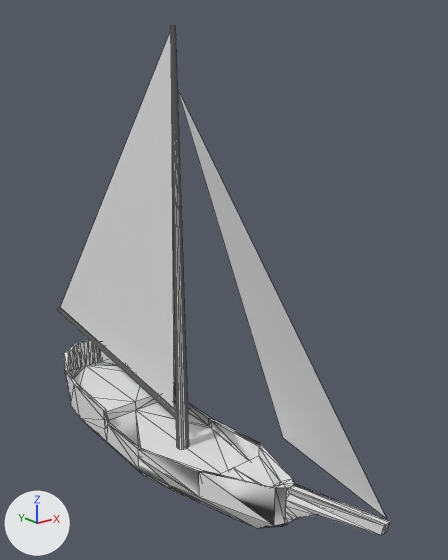
One commit to the OBJ model Sandbox/assets/models/Sloop.obj: the scene before it, then after it.
Both versions are drawn from a 50 mm lens placed at (-2.29, -3.93, 2.65), pointed at (0.29, -0.7, 1.36). The axes (+X, +Y, +Z) are drawn at lower left. The lights are the same throughout. Mesh edges are drawn as thin lines. Where no turn or scale is listed for an object, it has been applied to the vertices. Vertices at the same position are counted once.
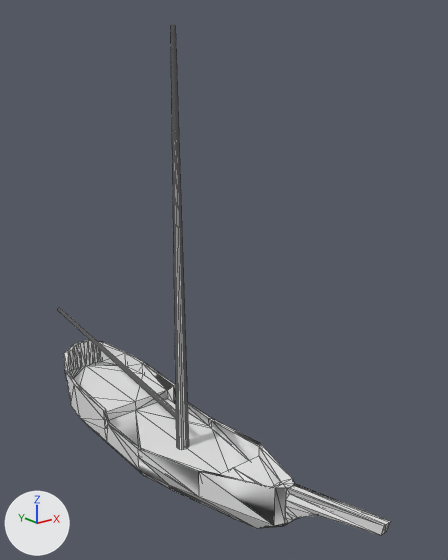
The newer file is also rescaled (x3.172), turned or shifted as a whole; pictures and numbers use the older file's frame.

The change, as a list of edits to the scene's bpy script:
```text
Change me_cube:
    used by ob_cube; location = (0.0, 0.0, 0.0)
    remove me_cube.from_pydata(...)  # 287 vertices, 552 faces, 7 loose edges; spans x -0.34..0.34, y -2.39..1.49, z -0.21..3.0
    add me_cube.from_pydata(...)  # 281 vertices, 550 faces, 7 loose edges; spans x -0.34..0.34, y -2.39..1.49, z -0.21..3.0
    me_cube part 1: the loose piece of 3 vertices spanning x 0.0, y -0.55..1.47, z 0.36..2.98 is deleted
    me_cube part 2: the loose piece of 3 vertices spanning x 0.0..0.27, y -2.38..-0.6, z 0.44..2.64 is deleted
    me_cube part 3
    17 faces are deleted
    17 new faces join them
```

Changed parts and their boxes (x1, y1, x2, y2) in the pictures (448 x 560 px; the box of a moved part takes in the faces that stretch with it):
part 1 of me_cube, deleted: before (60, 31, 174, 408)
part 2 of me_cube, deleted: before (177, 89, 386, 518)
part 3 of me_cube, moved or reshaped: (59, 308, 176, 413) in both
